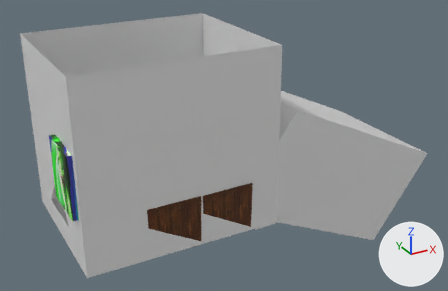
Before and after pictures for a commit that changed the Blender file assets/models/study.blend.
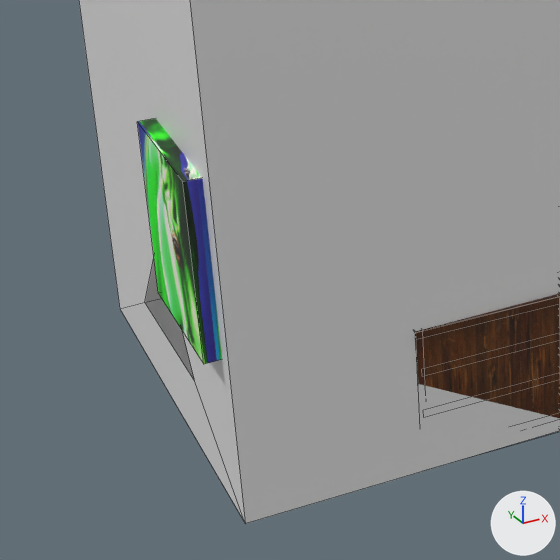
Each version appears first whole from a 50 mm camera at (-16.1, -40.6, 24.8) aimed at (6.5, 0.4, 4.2), and next in a close-up on the part from 0% to 44% of the width and 32% to 100% of the height. Arrows for +X, +Y and +Z are at lower right; the lights stay in place. The close-ups show mesh edges as thin lines.

Objects in the first close-up: 'Bookshelf', 'Painting', 'Room'.
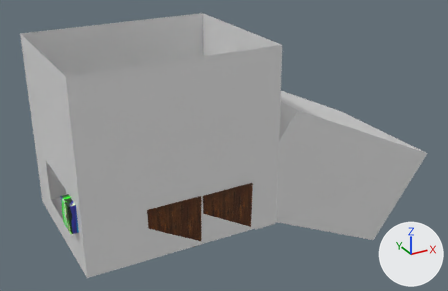
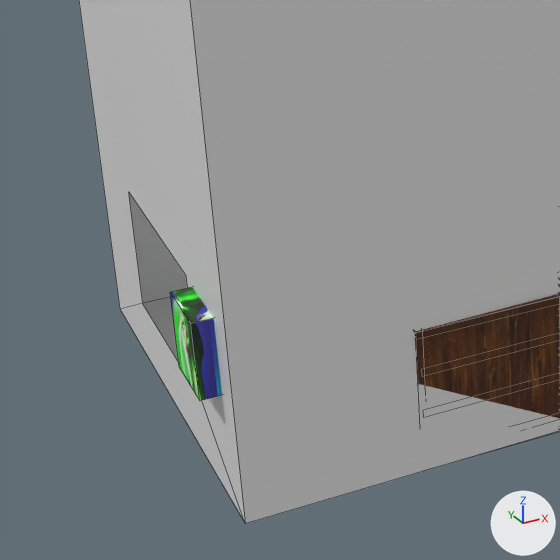
Diff of the bpy script that builds the scene:
```diff
--- a/assets/models/study.blend.py
+++ b/assets/models/study.blend.py
@@ me_cube @@
 me_cube.from_pydata(...)  # 38 vertices, 17 faces; spans x -1.0..3.1, y -1.0..1.0, z -1.69..1.0
 # used by ob_room; location = (0.0, 0.0, 7.0); scale = (7.48, 6.0, 7.0)
 # verts and faces of me_cube; kept vertices keep their numbers, new ones are numbered from 38
 # before: 10 (-1.0, 1.0, 1.0), 11 (-1.0, 1.0, -1.0), 12 (-1.0, -1.0, 1.0), 13 (-1.0, -1.0, -1.0), 35 (-1.0, -0.41, -0.71)
 # before: 36 (-1.0, 0.39, -0.72), 37 (-1.0, -0.04, -0.28)
+# me_cube part 1
+delete_vertices([37])  # with the faces that use them
+delete_faces([(11, 13, 35, 36)])
+verts[36] = (-1.0, 0.44, -0.74)  # moved
+verts[35] = (-1.0, -0.47, -0.73)  # moved
+verts[38] = (-1.0, 0.44, -0.75)
+verts[39] = (-1.0, 0.44, -0.27)
+verts[40] = (-1.0, -0.47, -0.27)
+verts[41] = (-1.0, -0.47, -0.75)
+faces += [(10, 11, 36, 39, 40, 35, 13, 12), (11, 13, 35, 41, 38, 36)]
 me_cube.materials.append(mat_roommaterial)
@@ ob_painting @@
 ob_painting = bpy.data.objects.new('Painting', me_cube_004)
-ob_painting.location = (-7.65, -3.5, 6.48)
+ob_painting.location = (-7.65, -4.21, 4.07)
 ob_painting.rotation_euler = (0.0, 0.0, 3.142)  # degrees (0, 0, 180)
-ob_painting.scale = (0.259, 1.94, 2.29)
+ob_painting.scale = (0.36, 0.867, 1.02)
```

Location of each change, (x1, y1, x2, y2) in pixels of the close-ups (560 x 560 px; the box of a moved part takes in the faces that stretch with it):
'Painting', moved, rescaled
    before: (138, 118, 222, 364)
    after: (170, 287, 222, 401)
part 1 of me_cube, moved or reshaped
    both: (79, 0, 245, 522)
